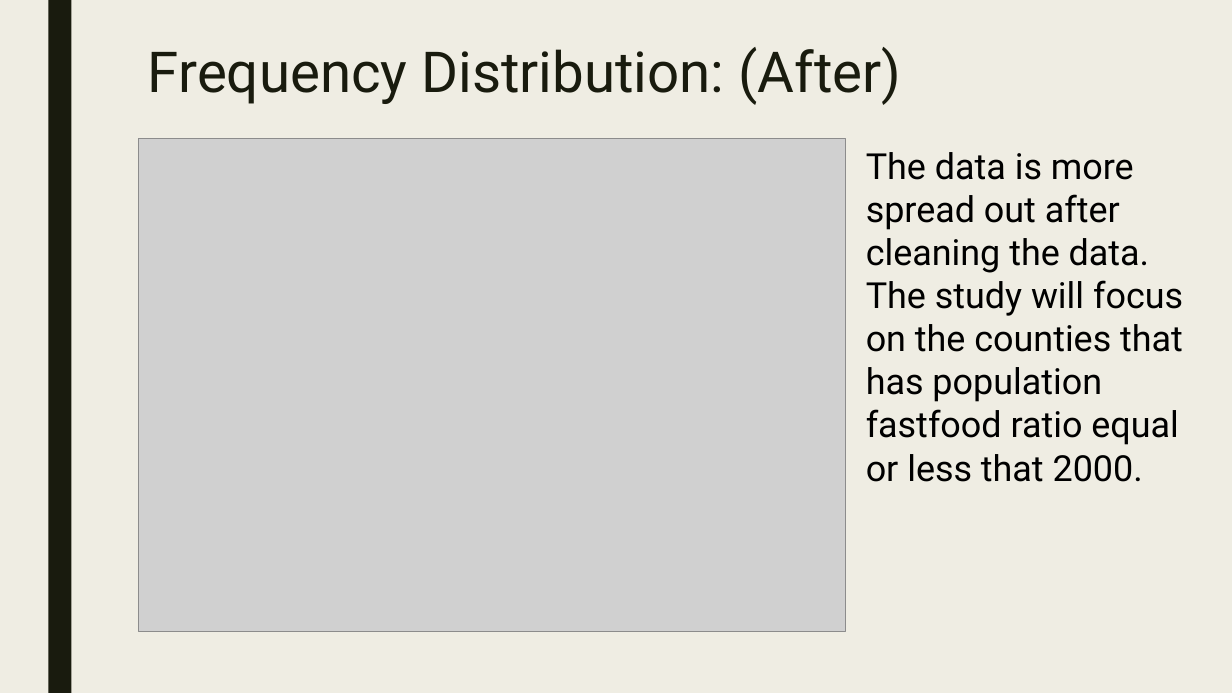
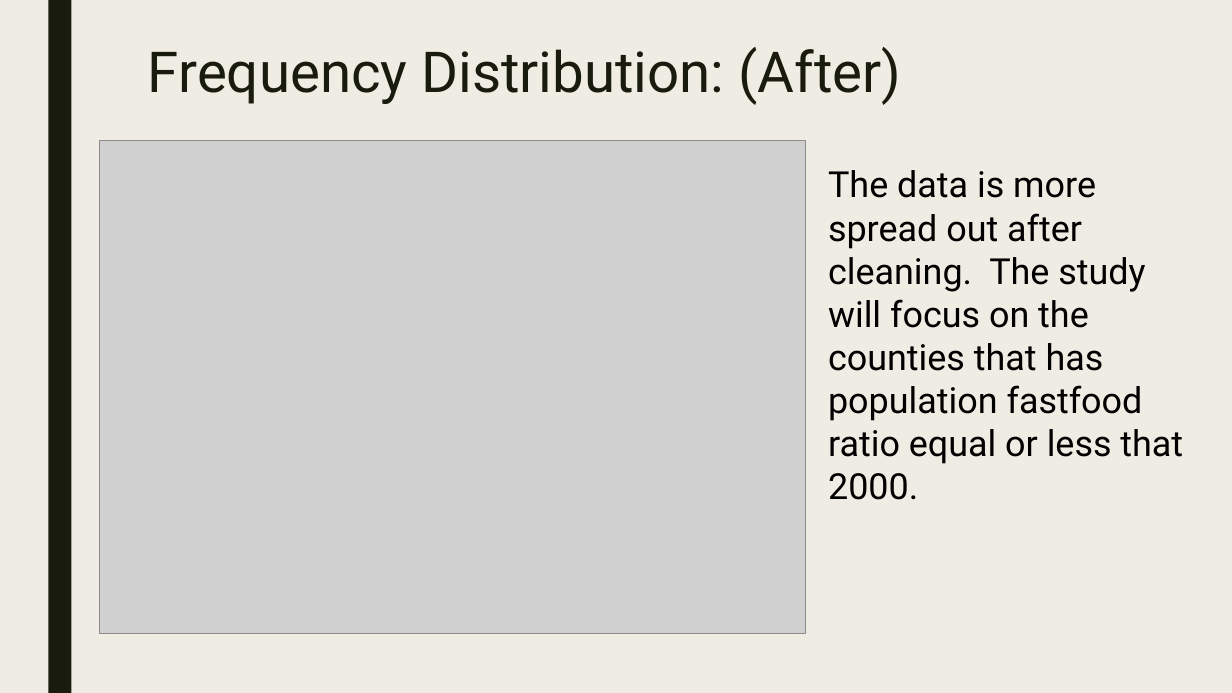
Before and after one commit to NormanLo4319/Food-Enviroment-Project, a slide deck: slide 17 of Project_Presentation.pptx (slide 15 before the commit). Drawn at 1232x693 pixels with LibreOffice and Linux fonts; fonts in the diff are those of the drawing; grey boxes stand for pictures. Boxes give left, top, right and bottom in pixels: in the first picture for what was removed or moved away, otherwise in the second. Text is boxed around its words. In the diff, an @@ line names an element or a change of style, - is before the commit and + after.

```diff
--- a/Project_Presentation.pptx
+++ b/Project_Presentation.pptx
@@ picture: place and size @@
-picture at [139, 139, 846, 631]
+picture at [99, 140, 806, 633]
@@ text at [828, 170, 1183, 500]: text changed @@
-The data is more spread out after cleaning the data. The study will focus on the counties that has population fastfood ratio equal or less that 2000.
+The data is more spread out after cleaning. The study will focus on the counties that has population fastfood ratio equal or less that 2000.
```
Also in this commit, not shown: 11 other slides changed, 2 slides added, 2 other files.
